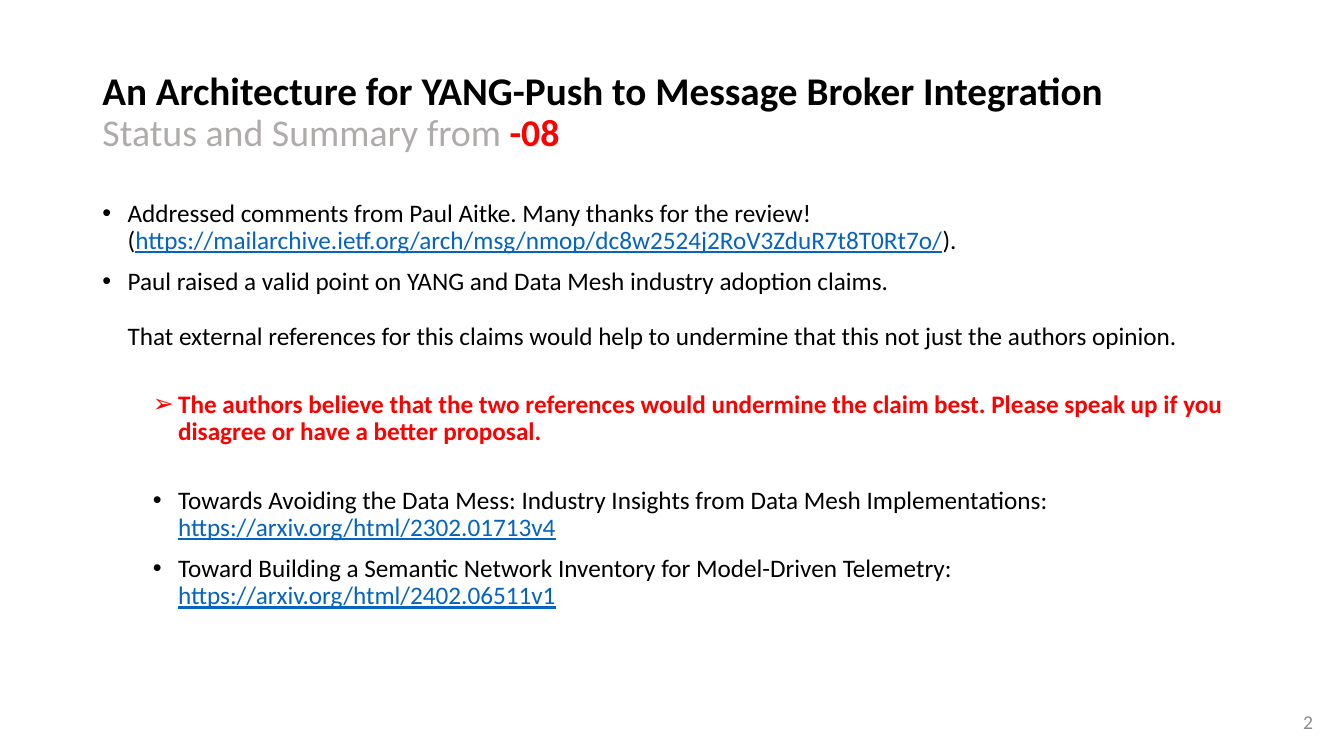
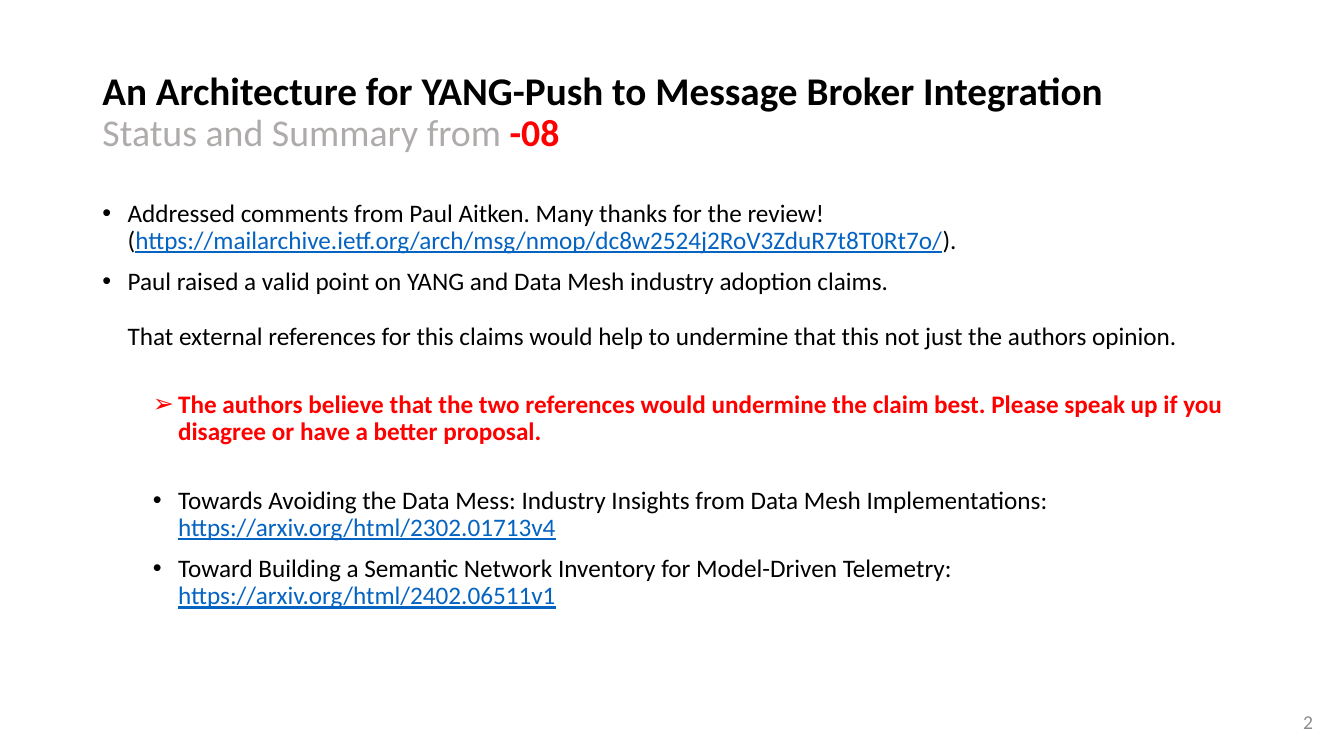
Before and after one commit to network-analytics/ietf-network-analytics-document-status, a slide deck: slide 2 of 124/NMOP/draft-ietf-nmop-yang-message-broker-integration-09-telemetry-message-03.pptx. Drawn at 1344x756 pixels with LibreOffice and Linux fonts; fonts in the diff are those of the drawing. Boxes give left, top, right and bottom in pixels: in the first picture for what was removed or moved away, otherwise in the second. Text is boxed around its words. In the diff, an @@ line names an element or a change of style, - is before the commit and + after.

```diff
--- a/124/NMOP/draft-ietf-nmop-yang-message-broker-integration-09-telemetry-message-03.pptx
+++ b/124/NMOP/draft-ietf-nmop-yang-message-broker-integration-09-telemetry-message-03.pptx
@@ text at <box>128,204,957,254</box>: text changed @@
-• Addressed comments from Paul Aitke. Many thanks for the review! (https://mailarchive.ietf.org/arch/msg/nmop/dc8w2524j2RoV3ZduR7t8T0Rt7o/).
+• Addressed comments from Paul Aitken. Many thanks for the review! (https://mailarchive.ietf.org/arch/msg/nmop/dc8w2524j2RoV3ZduR7t8T0Rt7o/).
```
Also in this commit, not shown: 4 other slides changed, 1 other file.
